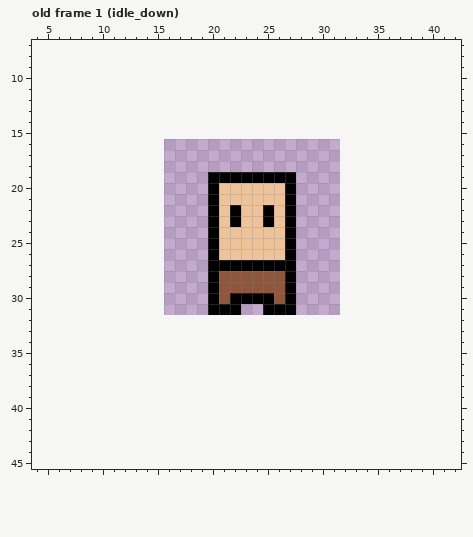
Two states of a pixel-art file, Assets/Source/character.aseprite. Above is the file before it was changed.
16x16 pixels, 24 frames. Shown: old frame 1 (idle_down): x 4..42, y 7..45. The old version is drawn lined up with the new one, on the new canvas. The commit also changed other frames, which this record leaves out.
Now the later version:
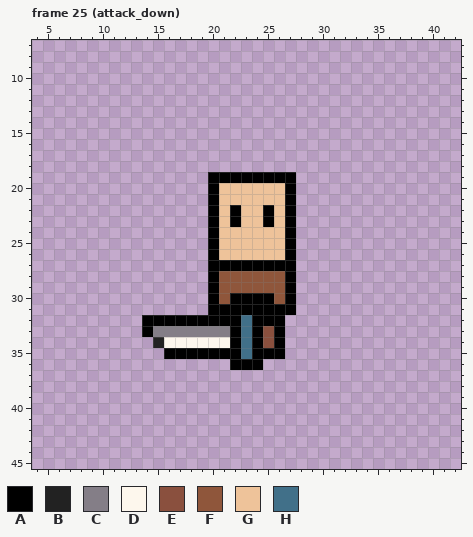
Palette (. is transparent): A #000000  B #222222  C #847e87  D #fdf7ed  E #8a503e  F #8f563b  G #eec39a  H #417089
A new or re-ordered frame is compared with the old frame closest to it.
Changes in this commit:
{"change": "canvas 16x16 -> 48x48, the old top-left corner now at 16,16"}
{"change": "frames 24 -> 39"}
{"where": "frame 25 (attack_down) is new; against old frame 1 (idle_down)"}
{"frame":25,"y":31,"x":23,"old":"..","new":"AA"}
{"frame":25,"y":32,"x":14,"old":".............","new":"AAAAAAAAAHAAA"}
{"frame":25,"y":33,"x":14,"old":".............","new":"ACCCCCCCAHAEA"}
{"frame":25,"y":34,"x":15,"old":"............","new":"BDDDDDDAHAEA"}
{"frame":25,"y":35,"x":16,"old":"...........","new":"AAAAAAAHAAA"}
{"frame":25,"y":36,"x":22,"old":"...","new":"AAA"}
{"label":"added","picture_box":[142,304,285,370]}
